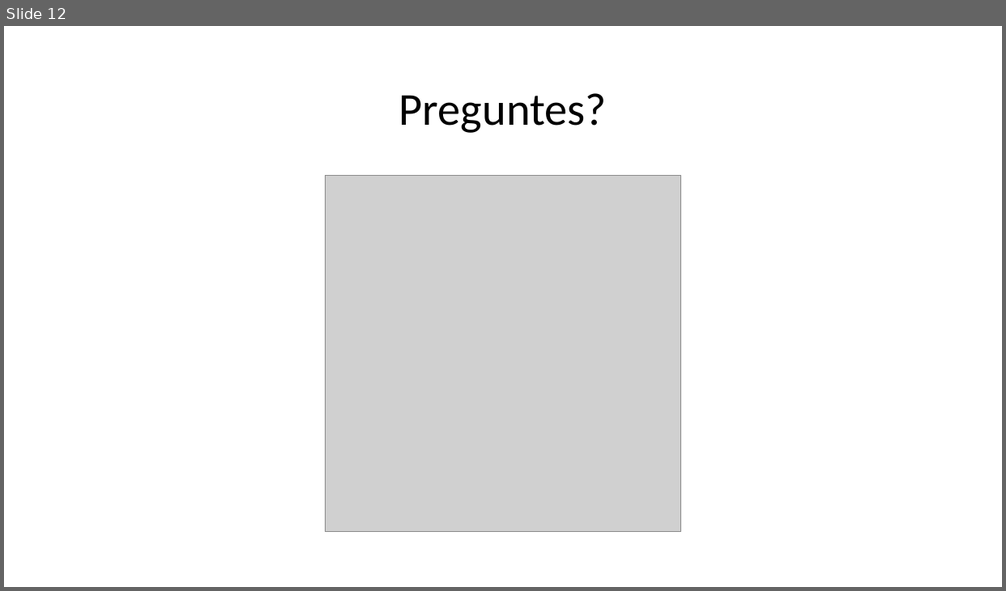
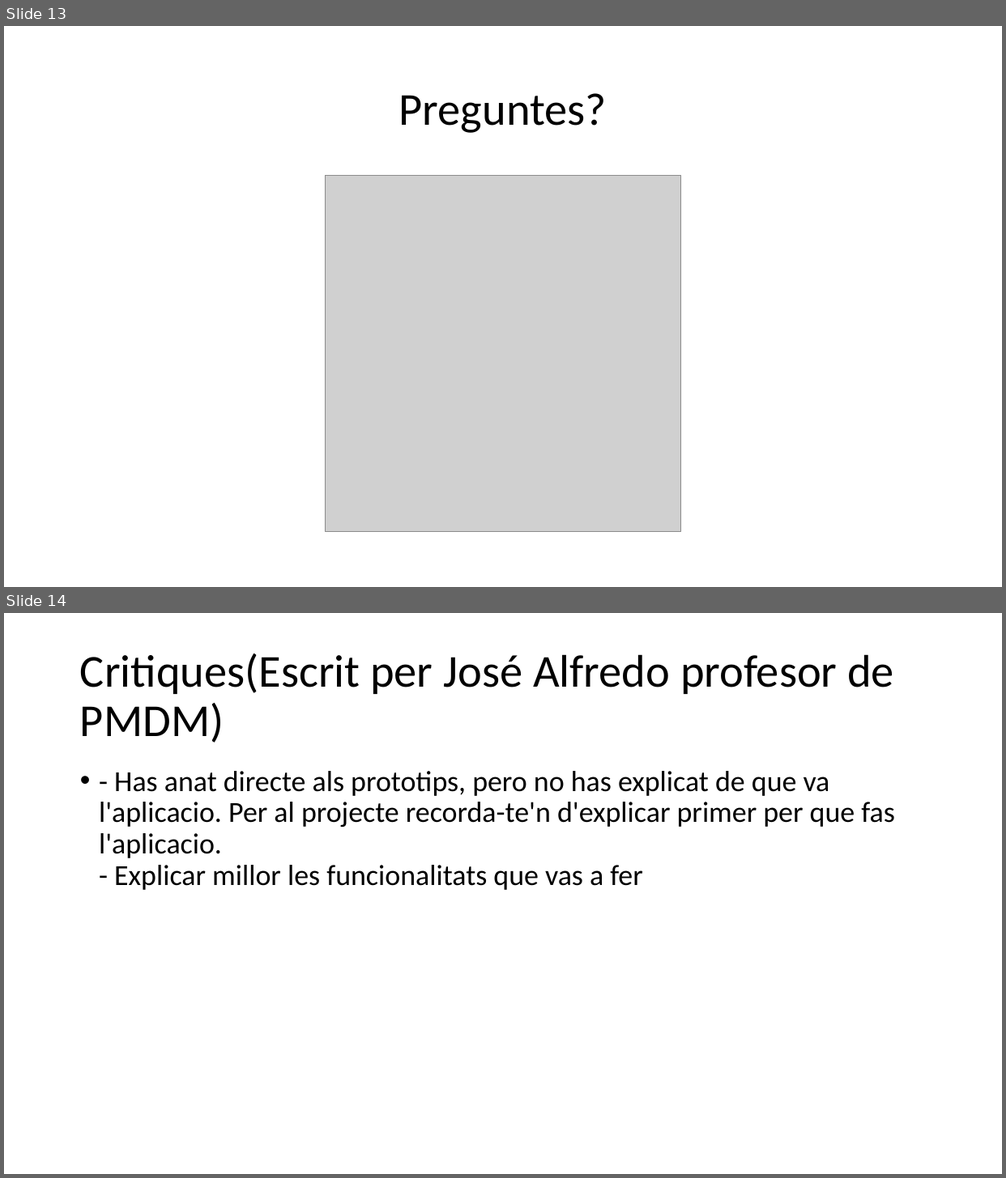
Before and after one commit to JoelFusterBosch/Projecte_Final_DAM_Gestio-_d_una_falla, a slide deck: Presentació/Gestió d’una falla frontend.pptx. Shown one above the other, each under a label of ours: slide 12 before the commit, slides 13 and 14 after it. The pictures are 1006x591 and 1006x1178 pixels, drawn with LibreOffice and Linux fonts; fonts in the diff are those of the drawing; grey boxes stand for pictures. Boxes give left, top, right and bottom in pixels: in the first picture for what was removed or moved away, otherwise in the second. Text is boxed around its words. In the diff, an @@ line names an element or a change of style, - is before the commit and + after.

```diff
--- a/Presentació/Gestió d’una falla frontend.pptx
+++ b/Presentació/Gestió d’una falla frontend.pptx
@@ slide 14 added at (x1=4, y1=613, x2=1002, y2=1174), background #FFFFFF @@
@@ title added at (x1=80, y1=653, x2=894, y2=743), 44 pt, text #000000 @@
+Critiques(Escrit per José Alfredo profesor de PMDM)
@@ text added at (x1=99, y1=771, x2=894, y2=890), 28 pt, text #000000 @@
+• - Has anat directe als prototips, pero no has explicat de que va l'aplicacio. Per al projecte recorda-te'n d'explicar primer per que fas l'aplicacio.
+  - Explicar millor les funcionalitats que vas a fer
@@ what was slide 12 is now slide 13 @@
```
Also in this commit, not shown: 3 slides changed, 1 other slide added, 19 other files.
